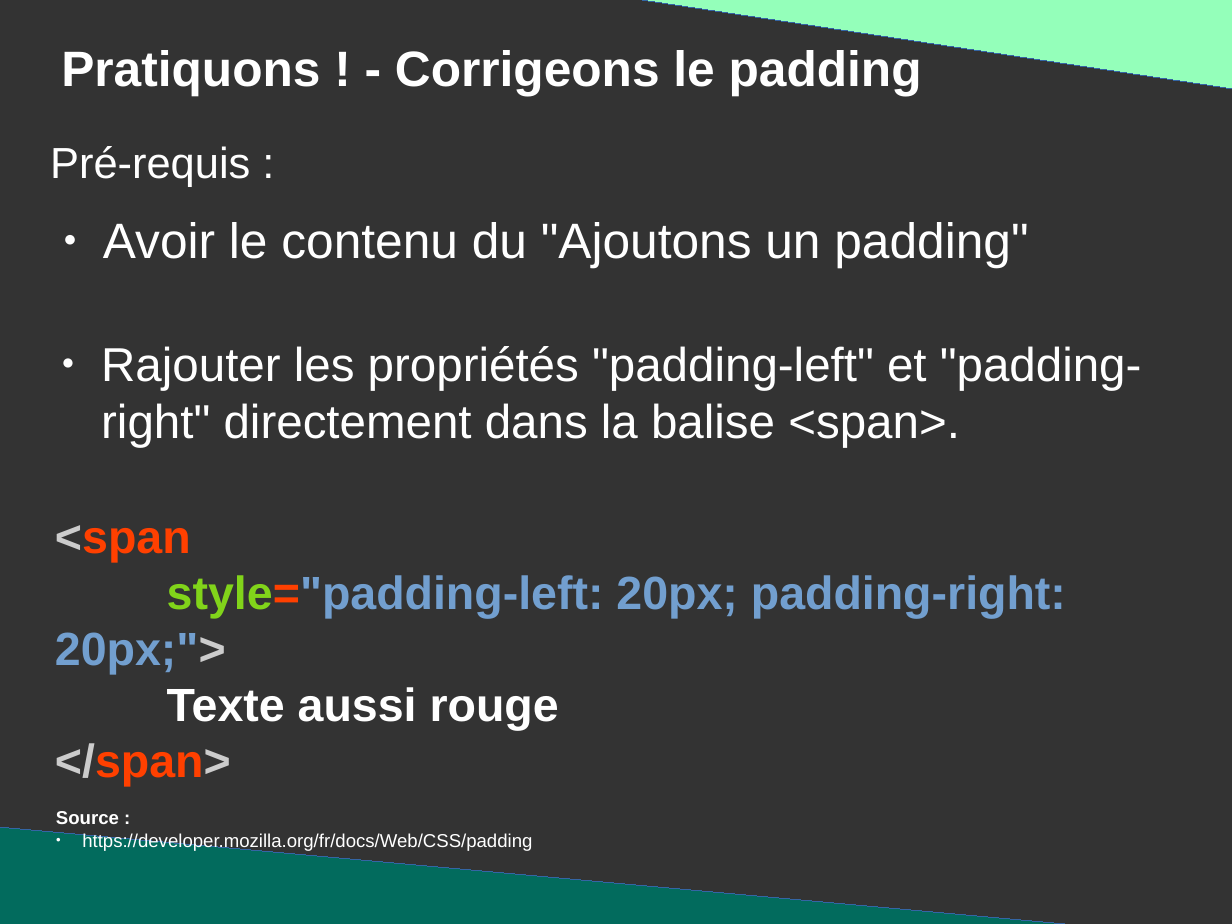
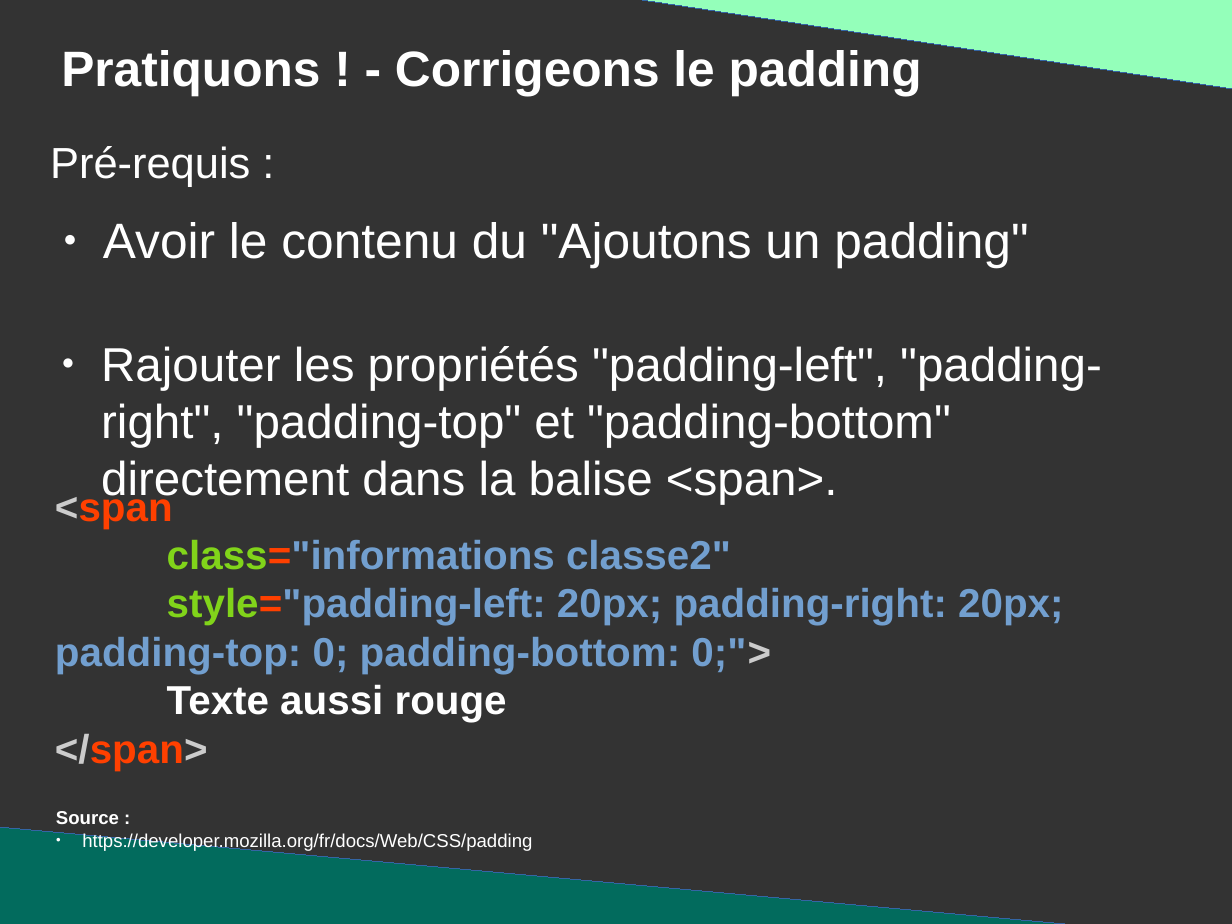
Before and after one commit to DanYellow/presentations, a slide deck: slide 32 of mmi/html/travaux-pratiques/numero-2/presentation.odp (slide 29 before the commit). Drawn at 1232x924 pixels with LibreOffice and Linux fonts; fonts in the diff are those of the drawing. Boxes give left, top, right and bottom in pixels: in the first picture for what was removed or moved away, otherwise in the second. Text is boxed around its words. In the diff, an @@ line names an element or a change of style, - is before the commit and + after.

```diff
--- a/mmi/html/travaux-pratiques/numero-2/presentation.odp
+++ b/mmi/html/travaux-pratiques/numero-2/presentation.odp
@@ text at (101,346,1102,504): text changed @@
-● Rajouter les propriétés "padding-left" et "padding-right" directement dans la balise <span>.
+● Rajouter les propriétés "padding-left", "padding-right", "padding-top" et "padding-bottom" directement dans la balise <span>.
@@ text "<span": place and size @@
-text "<span" at (55,525,1066,786)
+text "<span" at (55,489,1063,771)
@@ text at (55,489,507,771): size 30 to 26 pt in "<span", "Texte aussi rouge", "</span>" @@
@@ text at (55,540,1063,674): text changed; size 30 to 26 pt @@
-style="padding-left: 20px; padding-right: 20px;">
+class="informations classe2"
+style="padding-left: 20px; padding-right: 20px; padding-top: 0; padding-bottom: 0;">
```
Also in this commit, not shown: 5 other slides changed, 4 slides added, 7 other files.
